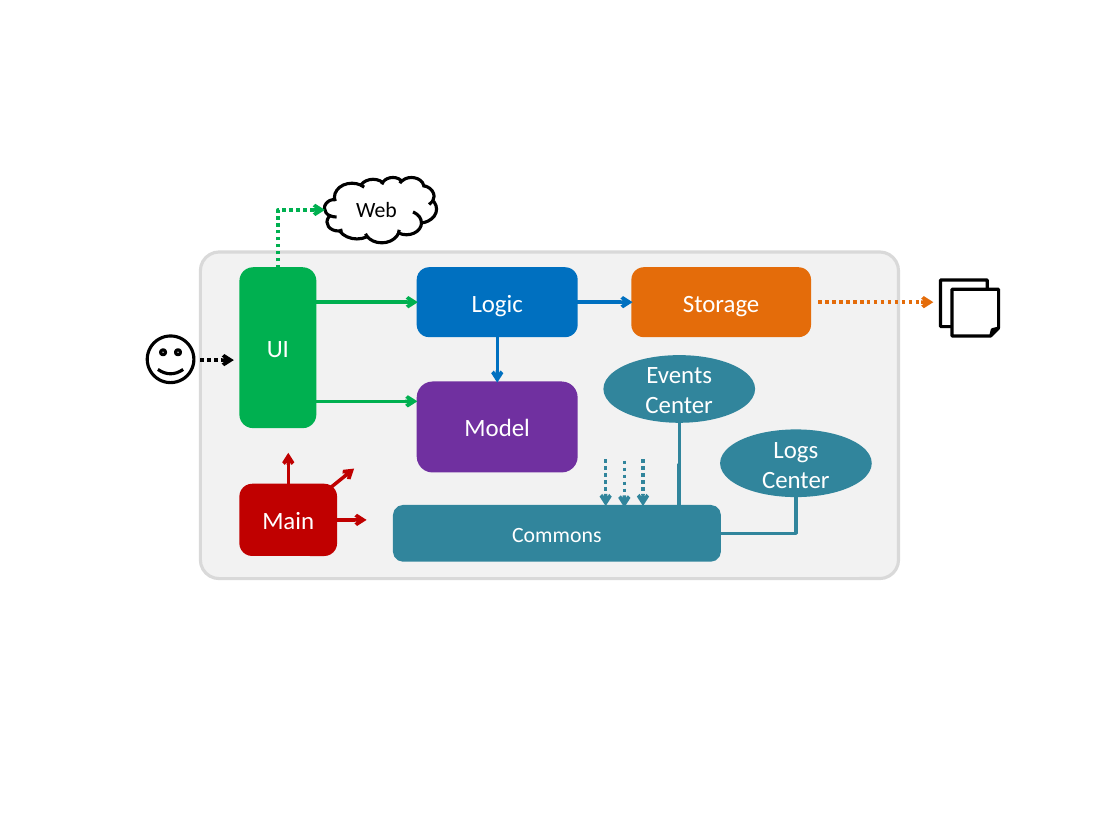
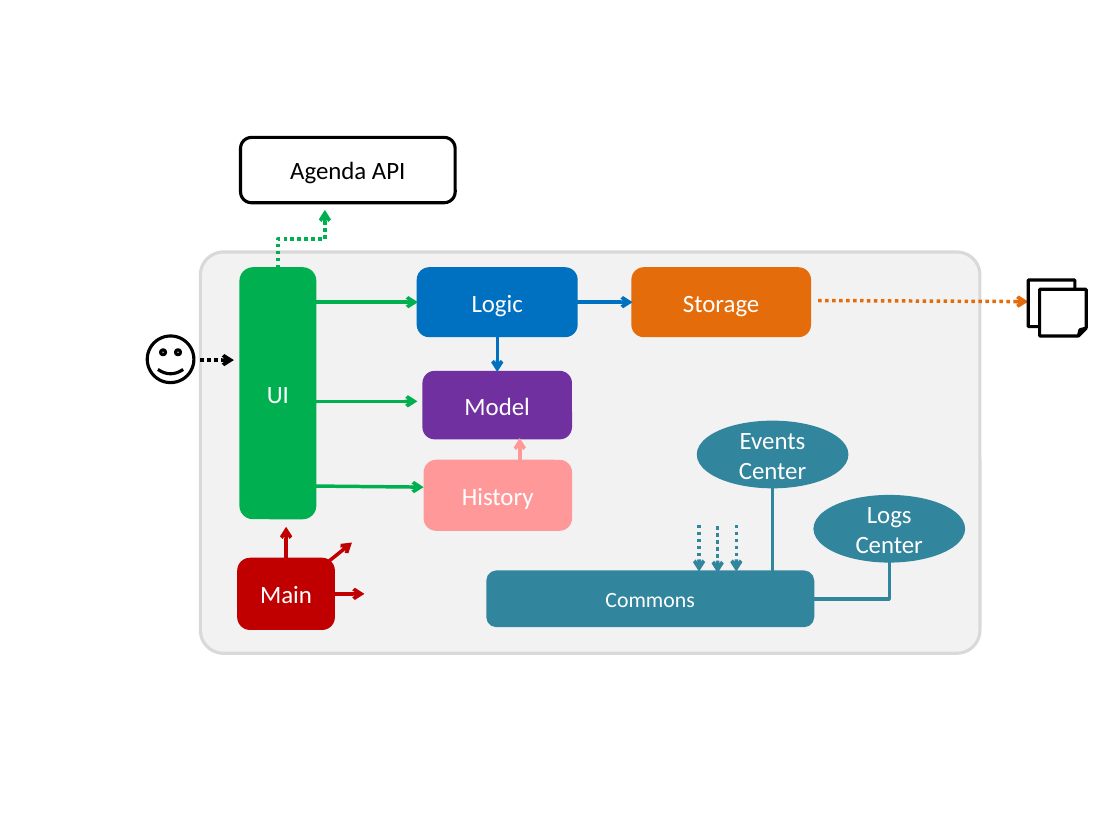
Before and after one commit to Mamtha3005/addressbook-level4, a slide deck: slide 2 of docs/diagrams/Diagrams.pptx. Drawn at 1120x840 pixels with LibreOffice and Linux fonts; fonts in the diff are those of the drawing. Boxes give left, top, right and bottom in pixels: in the first picture for what was removed or moved away, otherwise in the second. Text is boxed around its words. In the diff, an @@ line names an element or a change of style, - is before the commit and + after.

```diff
--- a/docs/diagrams/Diagrams.pptx
+++ b/docs/diagrams/Diagrams.pptx
@@ cloud removed at (x1=325, y1=177, x2=437, y2=242) @@
-Web
@@ elbow arrow (278, 269) - (325, 211): route changed @@
@@ rounded rectangle resized from (x1=200, y1=252, x2=898, y2=579) to (x1=200, y1=252, x2=980, y2=653) @@
@@ rounded rectangle "UI" resized from (x1=241, y1=269, x2=316, y2=428) to (x1=241, y1=269, x2=316, y2=519) @@
@@ folded corner moved from (x1=941, y1=280, x2=988, y2=327) to (x1=1028, y1=280, x2=1075, y2=327) @@
@@ folded corner moved from (x1=952, y1=289, x2=999, y2=336) to (x1=1039, y1=289, x2=1086, y2=336) @@
@@ arrow moved from (819, 302) - (933, 302) to (819, 300) - (1028, 301) @@
@@ arrow moved from (497, 336) - (497, 383) to (497, 336) - (497, 372) @@
@@ rounded rectangle "Model" resized from (x1=418, y1=383, x2=577, y2=472) to (x1=423, y1=372, x2=571, y2=438) @@
@@ group added at (x1=241, y1=138, x2=570, y2=530): 2 rounded rectangles, 2 arrows @@
+Agenda API
+History
@@ 3 arrows, 1 rounded rectangle moved together from (x1=241, y1=452, x2=366, y2=554) to (x1=239, y1=526, x2=364, y2=628) @@
@@ 3 arrows, 2 ellipses, 2 elbow lines, 1 rounded rectangle moved together from (x1=394, y1=356, x2=870, y2=561) to (x1=487, y1=422, x2=963, y2=626) @@
```
Also in this commit, not shown: 3 other slides changed, 1 slide added, 1 slide removed, 50 other files.
